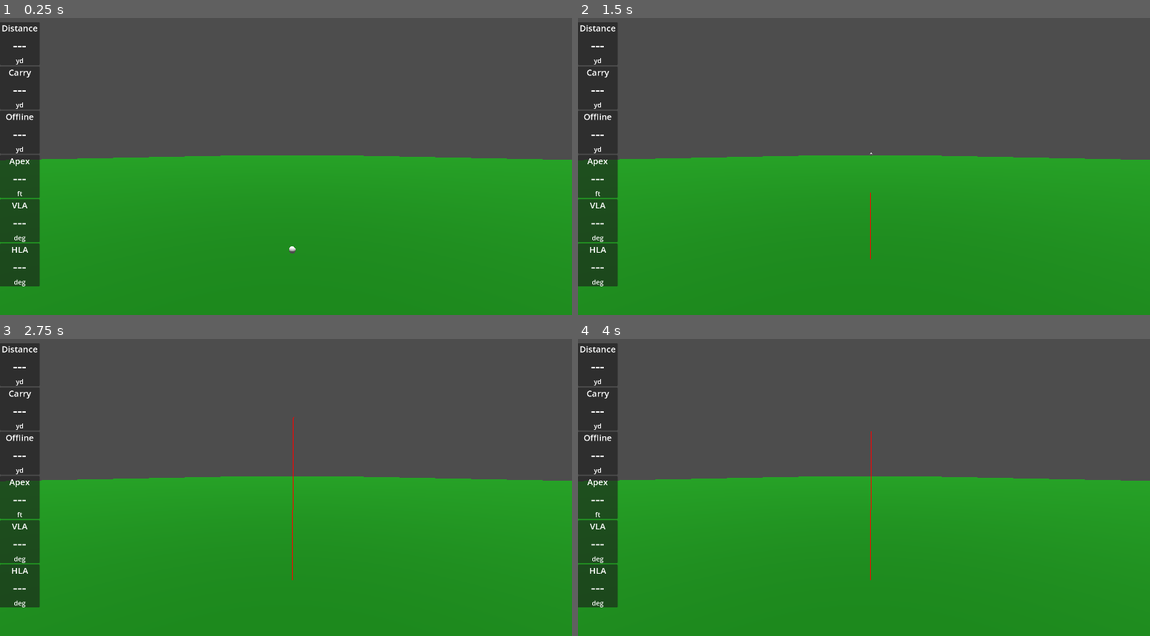
Above: before the commit, frames 1-4 (two rows, left to right).
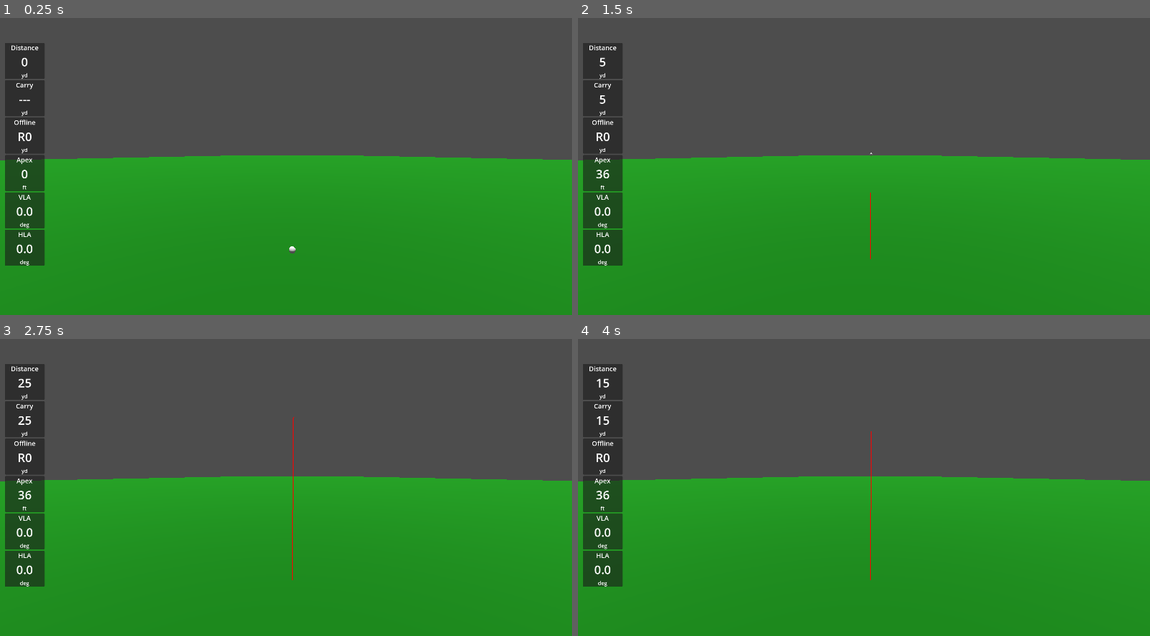
Above: after the commit, the same moments.

Repository: jhauck2/JaySimG
Game: Godot game, scene res://range.tscn
Same seed, same stepped clock (60 frames per second), same inputs: the game is played once before the commit and once after it.
Inputs:
- Up to frame 1 (0.25 s): no input
- Up to frame 2 (1.5 s): tap H (hit) at 0.6, 1.35 s
- Up to frame 3 (2.75 s): tap Enter at 2 s; tap H (hit) at 2.1 s
- Up to frame 4 (4 s): tap R (reset) at 2.75 s; tap H (hit) at 2.85, 3.6 s

The runs differ from the first frame. In frame 1, 3.0% of the frame differs, in the area x 0-8%, y 1-91%; in frame 2, 3.1%; in frame 3, 3.1%; in frame 4, 3.1%.

Commit message:
Added range UI and updated ball state enums

Diff:
--- a/ball.gd
+++ b/ball.gd
@@ -17,8 +17,7 @@
 var nu = 0.00001470 # Air Kinematic Viscosity
 var nu_g = 0.0012 # Grass Viscosity (estimate somewhere between air and water)
 
-enum State {REST, FLIGHT, ROLLOUT}
-var state : State = State.REST
+var state : Enums.BallState = Enums.BallState.REST
 
 signal rest
 
@@ -119,12 +118,15 @@
 			velocity = bounce(velocity, collision.get_normal())
 		else:
 			velocity = Vector3.ZERO
-			state = State.REST
+			state = Enums.BallState.REST
 			emit_signal("rest")
 
 
 
 func bounce(vel, normal) -> Vector3:
+	if state == Enums.BallState.FLIGHT:
+		state = Enums.BallState.ROLLOUT
+
 	# component of velocity parallel to floor normal
 	var vel_norm : Vector3 = vel.project(normal)
 	var speed_norm : float = vel_norm.length()
@@ -178,7 +180,7 @@
 	"TotalSpin": 6000.0,
 	"SpinAxis": 0.5}
 
-	state = State.FLIGHT
+	state = Enums.BallState.FLIGHT
 	position = Vector3(0.0, 0.05, 0.0)
 	velocity = Vector3(data["Speed"]*0.44704, 0, 0).rotated(
 					Vector3(0.0, 0.0, 1.0), data["VLA"]*PI/180.0).rotated(
@@ -186,7 +188,7 @@
 	omega = Vector3(0.0, 0.0, data["TotalSpin"]*0.10472).rotated(Vector3(1.0, 0.0, 0.0), -data["SpinAxis"]*PI/180)
 
 func hit_from_data(data : Dictionary):
-	state = State.FLIGHT
+	state = Enums.BallState.FLIGHT
 	position = Vector3(0.0, 0.05, 0.0)
 	velocity = Vector3(data["Speed"]*0.44704, 0, 0).rotated(
 					Vector3(0.0, 0.0, 1.0), data["VLA"]*PI/180.0).rotated(
@@ -198,4 +200,4 @@
 	position = Vector3(0.0, 0.1, 0.0)
 	velocity = Vector3.ZERO
 	omega = Vector3.ZERO
-	state = State.REST
+	state = Enums.BallState.REST
--- a/data_panel.gd
+++ b/data_panel.gd
@@ -11,17 +11,20 @@
 
 
 # Called every frame. 'delta' is the elapsed time since the previous frame.
-func _process(delta: float) -> void:
+func _process(_delta: float) -> void:
 	pass
 
 
-func set_label(label: String):
-	$VBoxContainer/Label.text = label
+func set_label(l: String):
+	label = l
+	$VBoxContainer/Label.text = l
 
 
 func set_data(value: String):
+	data = value
 	$VBoxContainer/Data.text = value
 
 
-func set_units(units: String):
+func set_units(u: String):
+	units = u
 	$VBoxContainer/Units.text = units
--- a/data_panel.tscn
+++ b/data_panel.tscn
@@ -11,18 +11,18 @@
 
 [node name="Label" type="Label" parent="VBoxContainer"]
 layout_mode = 2
-theme_override_font_sizes/font_size = 26
+theme_override_font_sizes/font_size = 20
 text = "Label"
 horizontal_alignment = 1
 
 [node name="Data" type="Label" parent="VBoxContainer"]
 layout_mode = 2
-theme_override_font_sizes/font_size = 42
+theme_override_font_sizes/font_size = 36
 text = "---"
 horizontal_alignment = 1
 
 [node name="Units" type="Label" parent="VBoxContainer"]
 layout_mode = 2
-theme_override_font_sizes/font_size = 20
+theme_override_font_sizes/font_size = 16
 text = "unit"
 horizontal_alignment = 1
--- /dev/null
+++ b/enums.gd
@@ -0,0 +1,4 @@
+extends Resource
+class_name Enums
+
+enum BallState {REST, FLIGHT, ROLLOUT}
--- a/golf_ball.gd
+++ b/golf_ball.gd
@@ -37,13 +37,23 @@
 func get_distance() -> int:
 	return int(Vector2($Ball.position.x, $Ball.position.z).length()*1.09361)
 
+func get_offline() -> int:
+	return int($Ball.position.z)
+
 func validate_data(data) -> bool:
 	# TODO: implement data validation
-	return true
+	if data:
+		return true
+	else:
+		return false
 
 
 func _on_ball_rest() -> void:
 	track_points = false
+
+
+func get_ball_state():
+	return $Ball.state
 
 
 func _on_tcp_client_hit_ball(data: Dictionary) -> void:
@@ -52,6 +62,7 @@
 		emit_signal("good_data")
 	else:
 		emit_signal("bad_data")
+		return
 
 	track_points = true
 	apex = 0
--- a/range.gd
+++ b/range.gd
@@ -4,6 +4,7 @@
 var trail_timer : float = 0.0
 var trail_resolution : float = 0.1
 var apex := 0
+var ball_data: Dictionary = {"Distance": "---", "Carry": "---", "Offline": "---", "Apex": "---", "VLA": 0.0, "HLA": 0.0}
 
 
 # Called when the node enters the scene tree for the first time.
@@ -12,6 +13,20 @@
 
 
 # Called every frame. 'delta' is the elapsed time since the previous frame.
-func _process(delta: float) -> void:
-	$VBoxContainer/Label.text = "Distance: " + str($GolfBall.get_distance()) + " yd"
-	$VBoxContainer/Label2.text = "Apex: " + str($GolfBall.apex*3) + " ft"
+func _process(_delta: float) -> void:
+	ball_data["Distance"] = str($GolfBall.get_distance())
+	if $GolfBall.get_ball_state() == Enums.BallState.FLIGHT:
+		ball_data["Carry"] = str($GolfBall.get_distance())
+	ball_data["Apex"] = str($GolfBall.apex*3)
+	var offline = $GolfBall.get_offline()
+	var offline_text := "R"
+	if offline < 0:
+		offline_text = "L"
+	offline_text += str(abs(offline))
+	ball_data["Offline"] = offline_text
+
+	$RangeUI.set_data(ball_data)
+
+
+func _on_tcp_client_hit_ball(data: Dictionary) -> void:
+	ball_data = data.duplicate()
--- a/range.tscn
+++ b/range.tscn
@@ -49,20 +49,8 @@
 transform = Transform3D(1, 0, 0, 0, -4.37114e-08, 1, 0, -1, -4.37114e-08, 174.334, 165.881, 0)
 light_indirect_energy = 6.592
 
-[node name="VBoxContainer" type="VBoxContainer" parent="."]
-visible = false
-offset_right = 40.0
-offset_bottom = 40.0
-
-[node name="Label" type="Label" parent="VBoxContainer"]
-layout_mode = 2
-text = "Distance: "
-
-[node name="Label2" type="Label" parent="VBoxContainer"]
-layout_mode = 2
-text = "Apex: "
-
 [node name="RangeUI" parent="." instance=ExtResource("4_d1a0v")]
 
+[connection signal="hit_ball" from="TCPClient" to="." method="_on_tcp_client_hit_ball"]
 [connection signal="hit_ball" from="TCPClient" to="GolfBall" method="_on_tcp_client_hit_ball"]
 [connection signal="good_data" from="GolfBall" to="TCPClient" method="_on_golf_ball_good_data"]
--- /dev/null
+++ b/range_ui.gd
@@ -0,0 +1,20 @@
+extends MarginContainer
+
+
+# Called when the node enters the scene tree for the first time.
+func _ready() -> void:
+	pass # Replace with function body.
+
+
+# Called every frame. 'delta' is the elapsed time since the previous frame.
+func _process(_delta: float) -> void:
+	pass
+
+
+func set_data(data: Dictionary) -> void:
+	$VBoxContainer/Distance.set_data(data["Distance"])
+	$VBoxContainer/Carry.set_data(data["Carry"])
+	$VBoxContainer/Offline.set_data(data["Offline"])
+	$VBoxContainer/Apex.set_data(data["Apex"])
+	$VBoxContainer/VLA.set_data("%3.1f" % data["VLA"])
+	$VBoxContainer/HLA.set_data("%3.1f" % data["HLA"])
--- a/range_ui.tscn
+++ b/range_ui.tscn
@@ -1,5 +1,6 @@
-[gd_scene load_steps=2 format=3 uid="uid://da1vsfwmbk8vw"]
+[gd_scene load_steps=3 format=3 uid="uid://da1vsfwmbk8vw"]
 
+[ext_resource type="Script" uid="uid://dginc6hghigy3" path="res://range_ui.gd" id="1_kur1t"]
 [ext_resource type="PackedScene" uid="uid://bxqjwaed60ykh" path="res://data_panel.tscn" id="1_q72xt"]
 
 [node name="RangeUI" type="MarginContainer"]
@@ -9,12 +10,18 @@
 grow_horizontal = 2
 grow_vertical = 2
 size_flags_vertical = 3
+theme_override_constants/margin_left = 15
+theme_override_constants/margin_top = 15
+theme_override_constants/margin_right = 15
+theme_override_constants/margin_bottom = 15
+script = ExtResource("1_kur1t")
 
 [node name="VBoxContainer" type="VBoxContainer" parent="."]
 custom_minimum_size = Vector2(120, 0)
 layout_mode = 2
 size_flags_horizontal = 0
 size_flags_vertical = 4
+theme_override_constants/separation = 4
 
 [node name="Distance" parent="VBoxContainer" instance=ExtResource("1_q72xt")]
 layout_mode = 2
Not shown, added: enums.gd.uid
Not shown, added: range_ui.gd.uid
